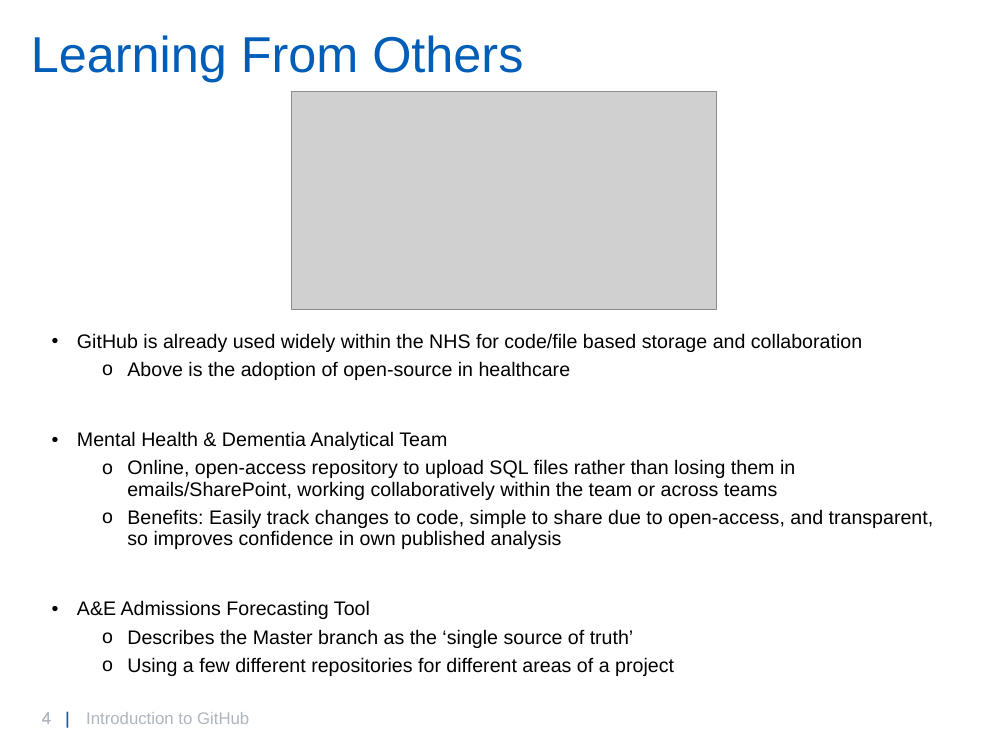
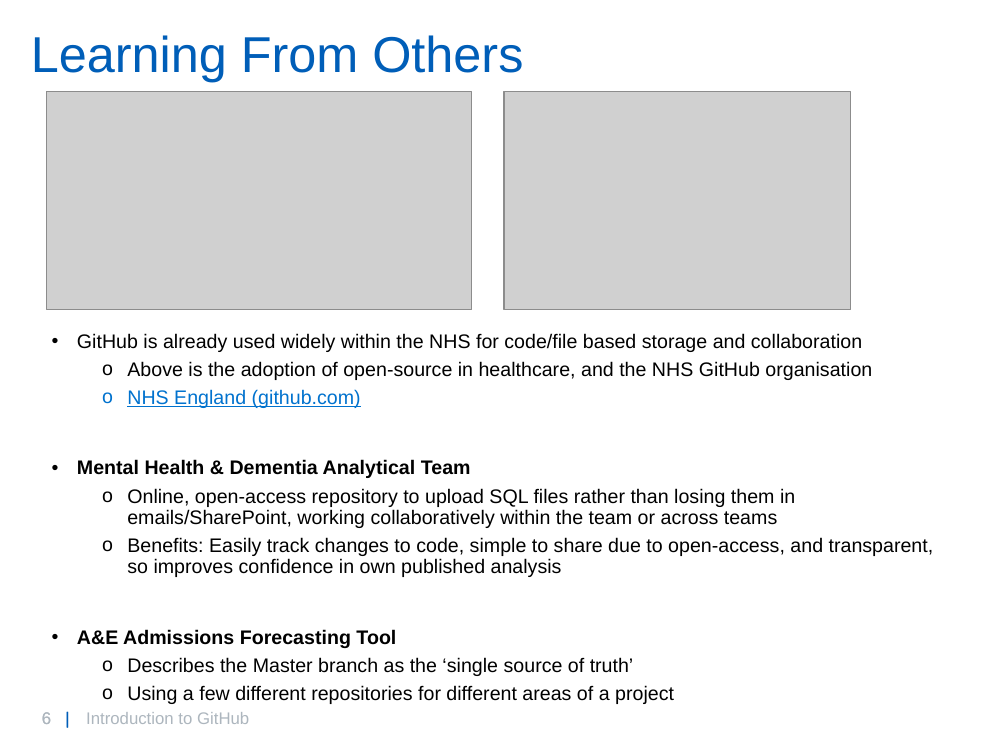
Before and after one commit to willbrooks2/Git_Introduction, a slide deck: slide 6 of GitIntro.pptx (slide 4 before the commit). Drawn at 1008x756 pixels with LibreOffice and Linux fonts; fonts in the diff are those of the drawing; grey boxes stand for pictures; background and template pictures are left out. Boxes give left, top, right and bottom in pixels: in the first picture for what was removed or moved away, otherwise in the second. Text is boxed around its words. In the diff, an @@ line names an element or a change of style, - is before the commit and + after.

```diff
--- a/GitIntro.pptx
+++ b/GitIntro.pptx
@@ picture: place and size @@
-picture at [291, 92, 717, 309]
+picture at [46, 92, 472, 309]
@@ picture added at [504, 92, 851, 309] @@
@@ text at [127, 361, 872, 408]: text changed @@
-  o Above is the adoption of open-source in healthcare
+  o Above is the adoption of open-source in healthcare, and the NHS GitHub organisation
+  o NHS England (github.com)
@@ text at [77, 459, 471, 648]: bold on in "Mental Health & Dementia Analytical Team", "A&E Admissions Forecasting Tool" @@
@@ page number at [32, 703, 104, 733]: text changed @@
-4 |
+6 |
@@ page number at [42, 712, 51, 724]: text changed @@
-4 |
+6 |
```
Also in this commit, not shown: 6 other slides changed, 1 other file.
